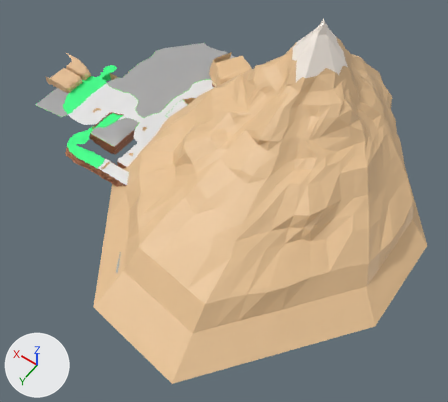
What one commit did to the Blender file TresFabulasGeniales/Assets/Modelos/Entorno/segundaHistoria/escena2/montaña 1.blend.
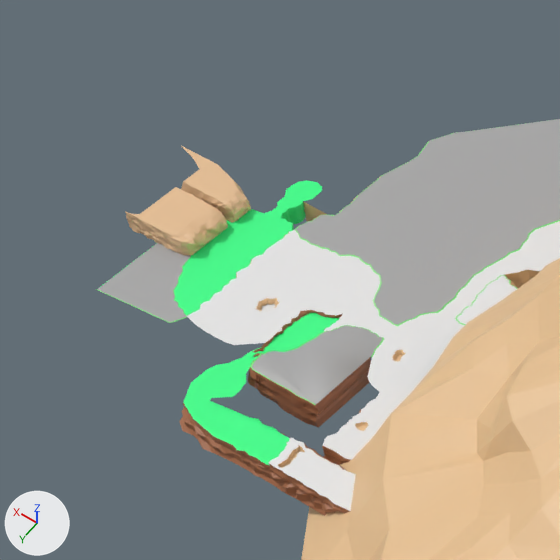
Each version appears first whole from a camera (50 mm lens) standing at (-284.0, 613.0, 492.0) and looking at (29.0, 174.0, -198.0), and next in a close-up on the part from 0% to 45% of the width and 0% to 51% of the height. The lights are fixed; the arrows at lower left show +X, +Y and +Z.
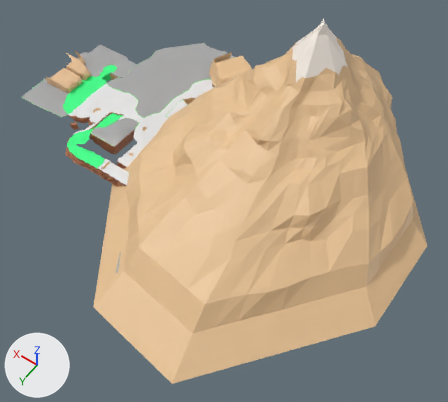
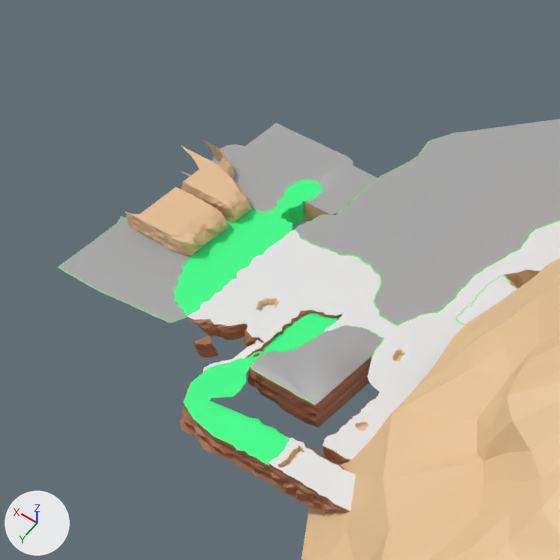
Changed parts and their boxes [x1, y1, x2, y2] in the close-ups (560 x 560 px):
'Cylinder', reshaped: before [96, 119, 560, 560]; after [57, 119, 560, 560]
part 1 of me_cylinder, added: after [194, 336, 219, 357]
part 2 of me_cylinder, built on: before [96, 202, 326, 361]; after [57, 123, 378, 399]

The edits, one by one:
me_cylinder is used by ob_cylinder; location (0.0, 0.0, 0.0).
me_cylinder had 14535 vertices, 13866 faces and spanned x -232.0..447.0, y -208.0..416.0, z -252.0..16.0.
me_cylinder now has 14893 vertices, 14206 faces and spans x -232.0..447.0, y -208.0..416.0, z -252.0..16.0.
me_cylinder part 1: a new loose piece of 75 vertices spanning x 314.0..326.0, y 171.0..181.0, z -222.0..-213.0, in mat_material_003 (brown #a56b48).
me_cylinder part 2: 26 vertices moved from x 294.0..405.0, y 131.0..173.0, z -214.0..-213.0 to x 293.0..403.0, y 131.0..173.0, z -214.0..-213.0; 84 vertices removed from x 295.0..408.0, y 50.0..181.0, z -226.0..-213.0; 367 vertices added at x 285.0..441.0, y 1.0..218.0, z -222.0..-203.0.
